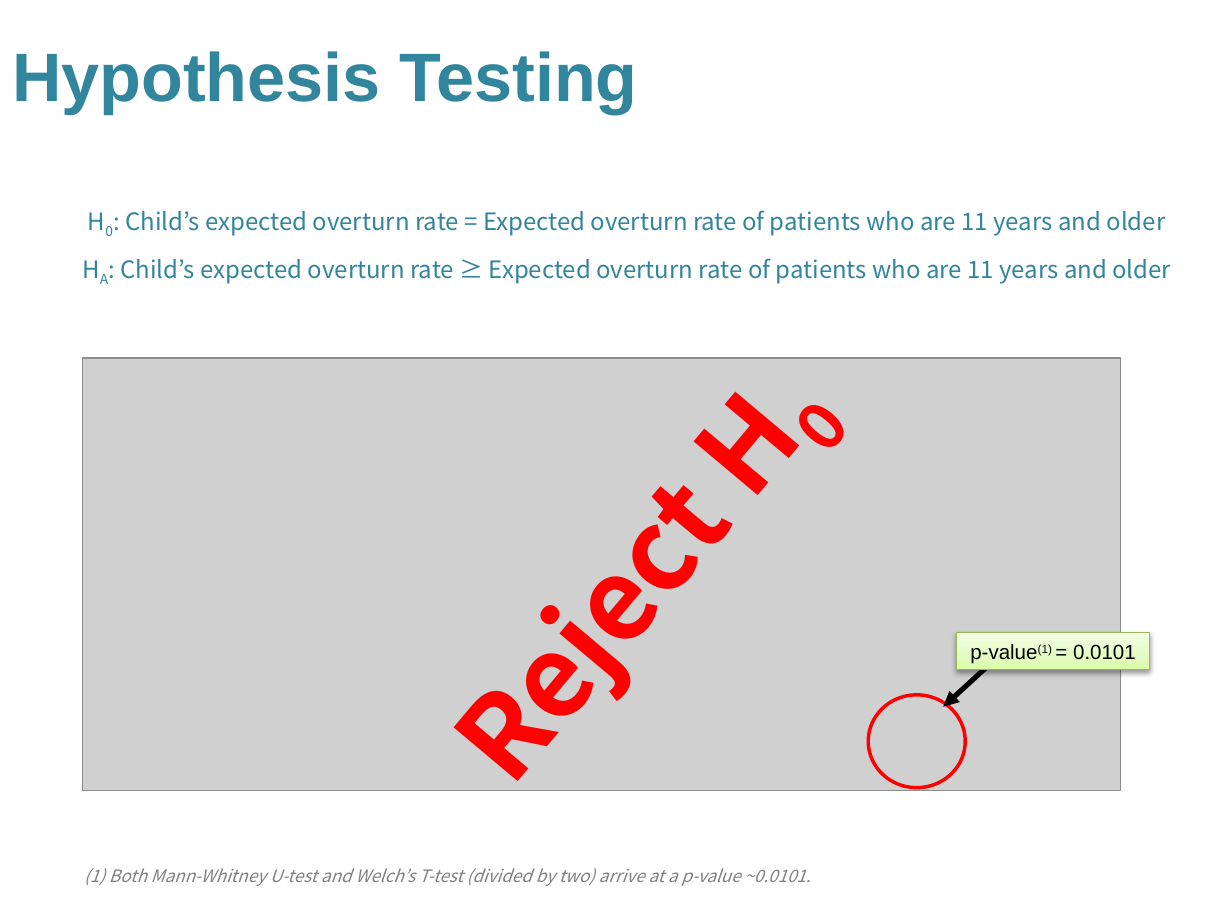
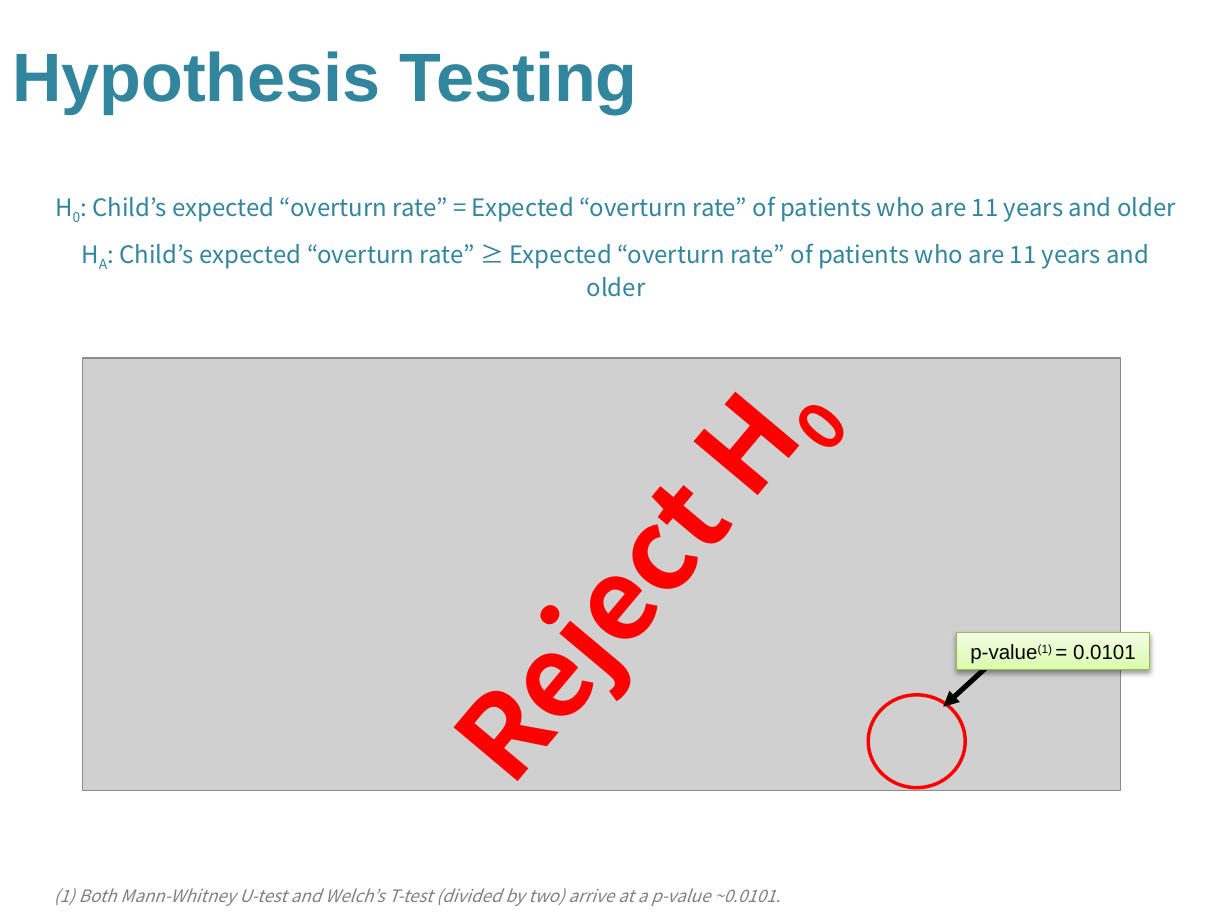
Before and after one commit to Morgan-Sell/Bias-CA-IMR, a slide deck: slide 6 of CA_IMR_v1.pptx. Drawn at 1232x924 pixels with LibreOffice and Linux fonts; fonts in the diff are those of the drawing; grey boxes stand for pictures; background and template pictures are left out. Boxes give left, top, right and bottom in pixels: in the first picture for what was removed or moved away, otherwise in the second. Text is boxed around its words. In the diff, an @@ line names an element or a change of style, - is before the commit and + after.

```diff
--- a/CA_IMR_v1.pptx
+++ b/CA_IMR_v1.pptx
@@ text at [92, 196, 1176, 297]: text changed @@
-H0: Child’s expected overturn rate = Expected overturn rate of patients who are 11 years and older
-HA: Child’s expected overturn rate ≥ Expected overturn rate of patients who are 11 years and older
+H0: Child’s expected “overturn rate” = Expected “overturn rate” of patients who are 11 years and older
+HA: Child’s expected “overturn rate” ≥ Expected “overturn rate” of patients who are 11 years and older
@@ text "(1) Both Mann-Whitney U-test and ...": place and size @@
-text "(1) Both Mann-Whitney U-test and ..." at [84, 868, 810, 886]
+text "(1) Both Mann-Whitney U-test and ..." at [54, 888, 780, 906]
```
Also in this commit, not shown: 6 other slides changed, 14 other files.
